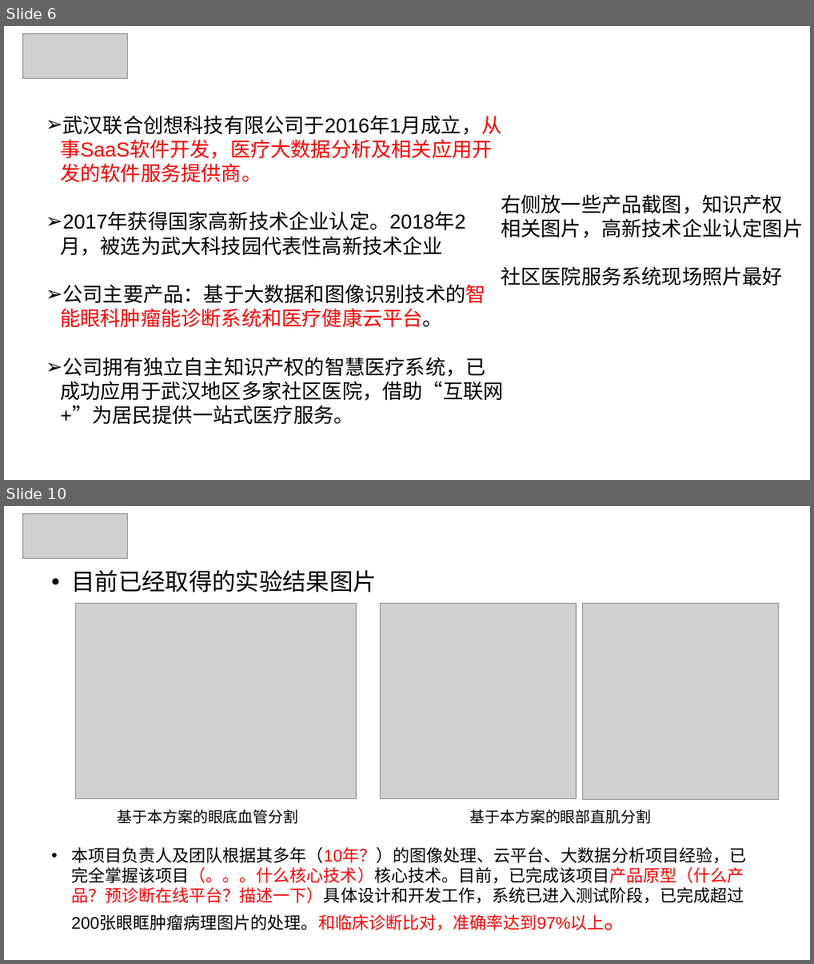
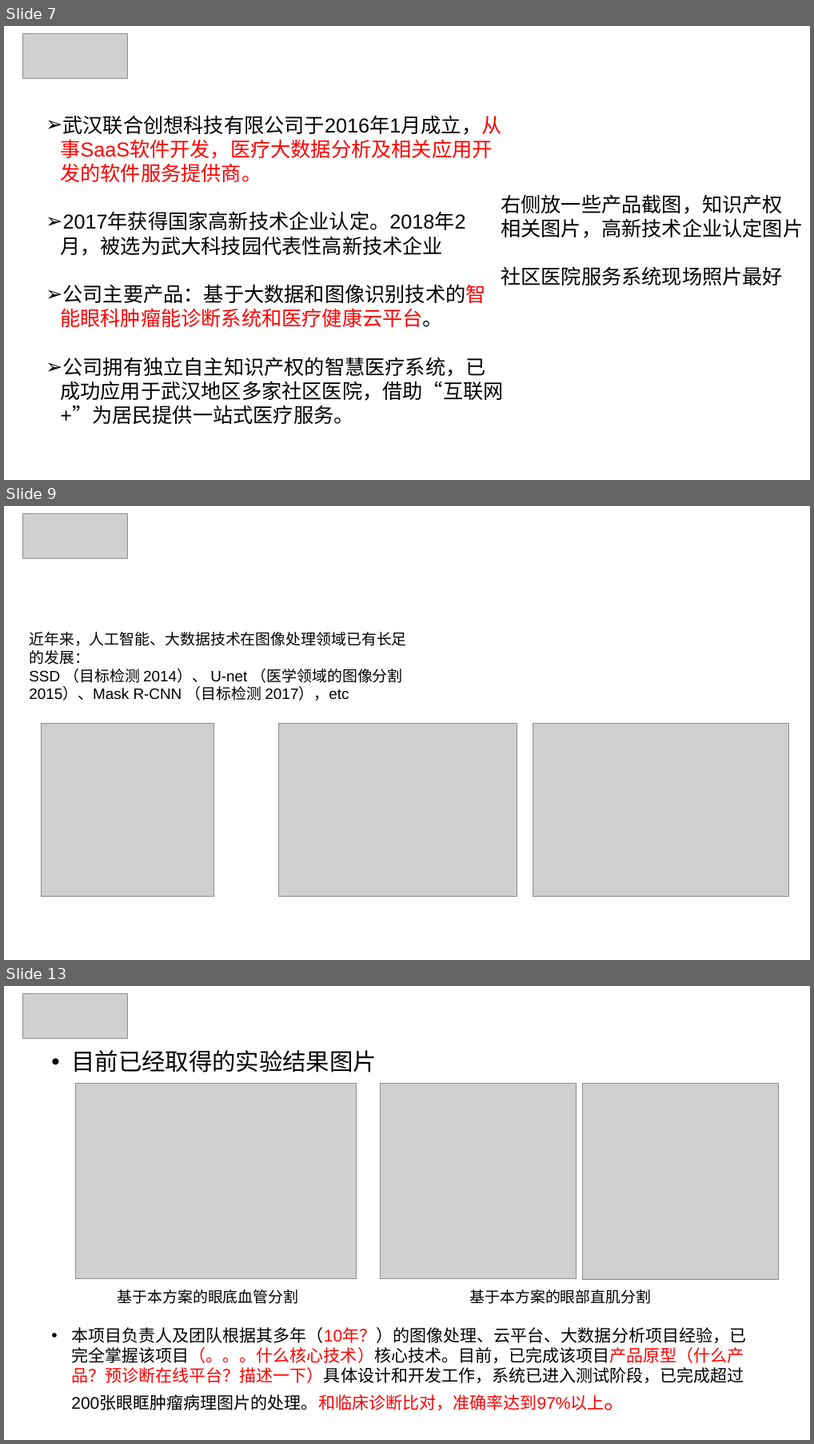
Before and after one commit to oidipous/3551--, a slide deck: 联合创想3551答辩20180704_LP edited.pptx. Shown one above the other, each under a label of ours: slides 6 and 10 before the commit, slides 7, 9 and 13 after it; the slides between them are not shown. The pictures are 814x964 and 814x1444 pixels, drawn with LibreOffice and Linux fonts; fonts in the diff are those of the drawing; grey boxes stand for pictures; background and template pictures are left out. Boxes give left, top, right and bottom in pixels: in the first picture for what was removed or moved away, otherwise in the second. Text is boxed around its words. In the diff, an @@ line names an element or a change of style, - is before the commit and + after.

```diff
--- a/联合创想3551答辩20180704_LP edited.pptx
+++ b/联合创想3551答辩20180704_LP edited.pptx
@@ slide 9 added at (4,506,810,960), background picture (left out) @@
@@ picture added at (23,513,128,558) @@
@@ text added at (570,506,787,558), 24 pt, text #FFFFFF, bold @@
+项目简介——研究基础
@@ text added at (29,632,406,700), 18 pt, text #000000 @@
+近年来，人工智能、大数据技术在图像处理领域已有长足的发展：
+SSD （目标检测 2014）、 U-net （医学领域的图像分割 2015）、Mask R-CNN （目标检测 2017），etc
@@ picture added at (41,723,214,896) @@
@@ picture added at (278,723,517,896) @@
@@ picture added at (534,723,789,896) @@
@@ what was slide 6 is now slide 7 @@
@@ what was slide 10 is now slide 13 @@
```
Also in this commit, not shown: 8 slides changed, 2 other slides added, 3 other files.
